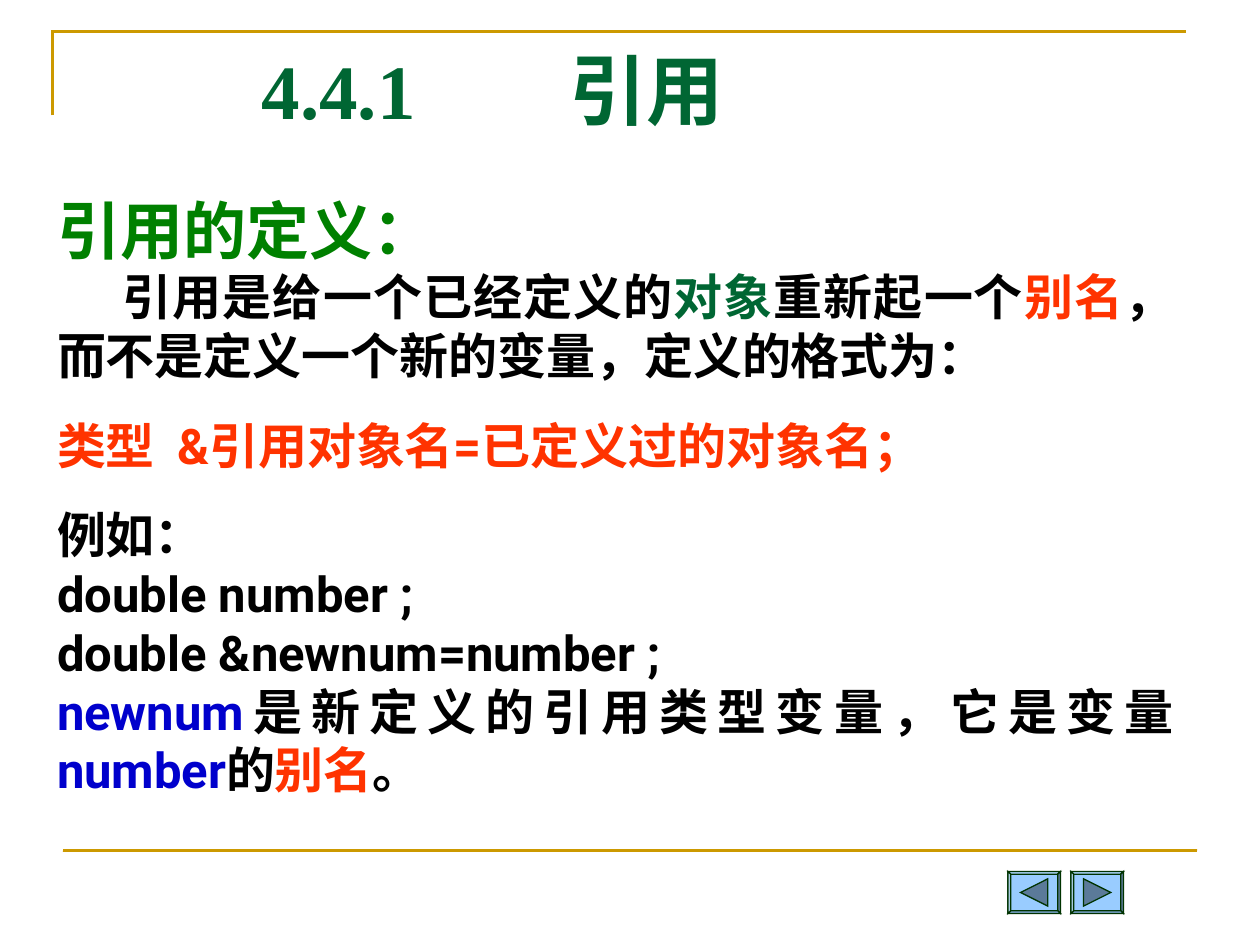
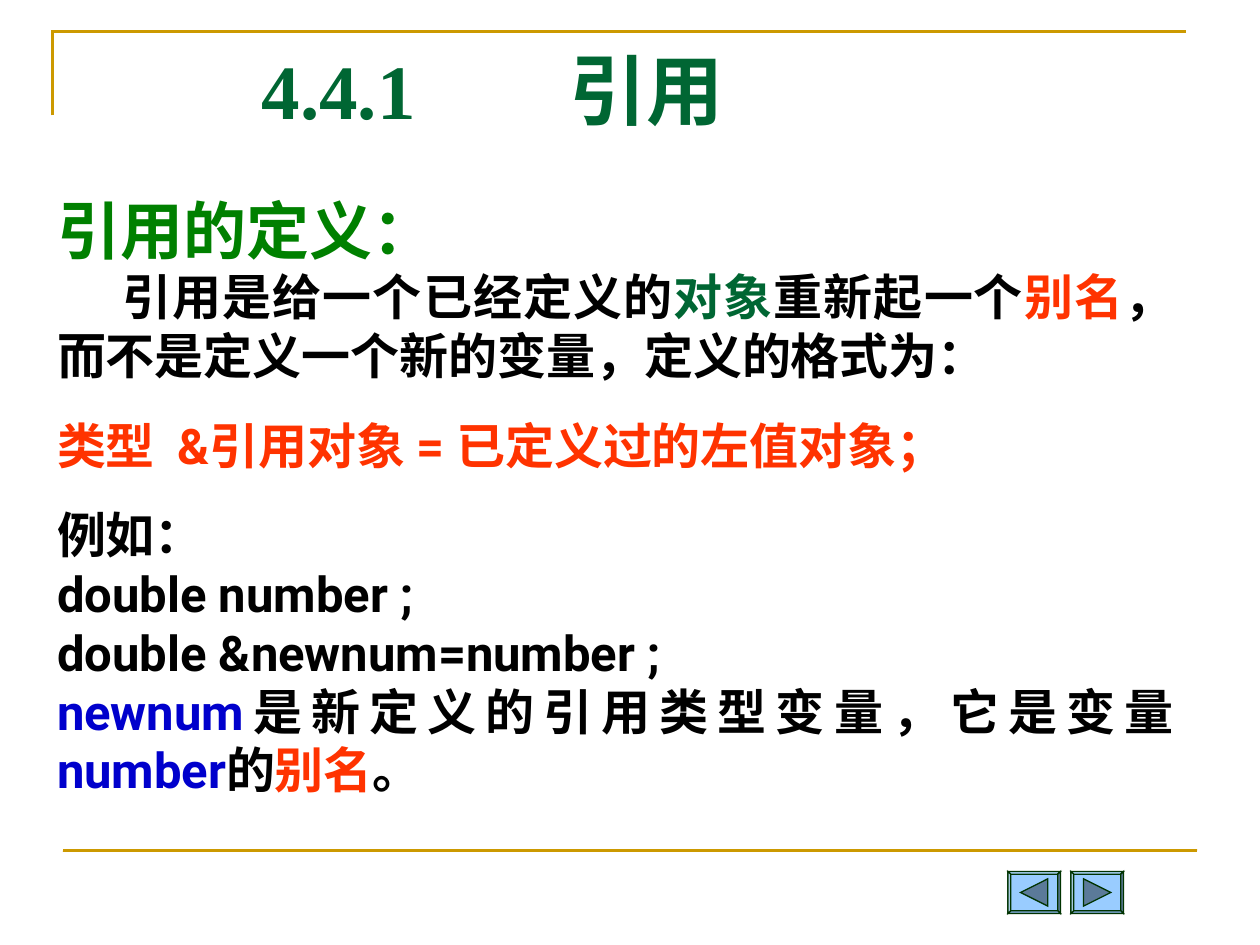
Before and after one commit to Changhe160/Changhe160.github.io, a slide deck: slide 31 of teachingRes/Cplusplus/unit04类与对象.ppt (slide 33 before the commit). Drawn at 1260x945 pixels with LibreOffice and Linux fonts; fonts in the diff are those of the drawing. Boxes give left, top, right and bottom in pixels: in the first picture for what was removed or moved away, otherwise in the second. Text is boxed around its words. In the diff, an @@ line names an element or a change of style, - is before the commit and + after.

```diff
--- a/teachingRes/Cplusplus/unit04类与对象.ppt
+++ b/teachingRes/Cplusplus/unit04类与对象.ppt
@@ text at [57, 422, 945, 473]: text changed @@
-类型 &引用对象名=已定义过的对象名；
+类型 &引用对象 = 已定义过的左值对象；
```
Also in this commit, not shown: 18 other slides changed, 6 slides removed.
